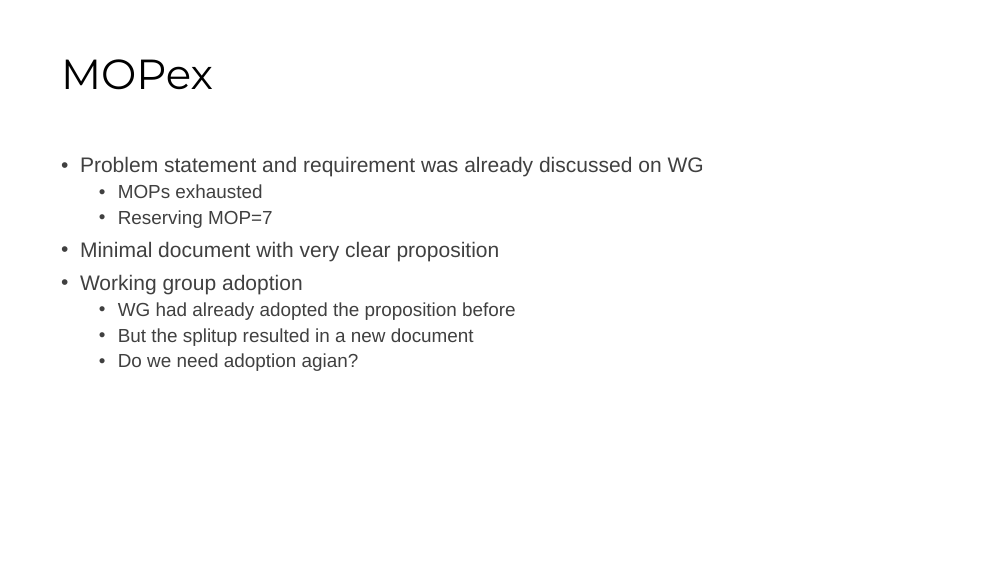
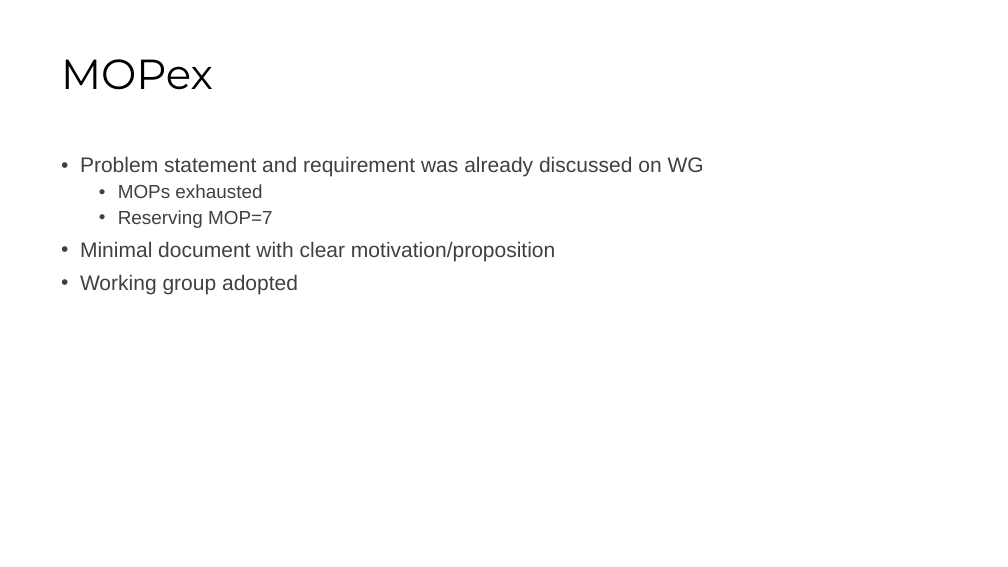
Before and after one commit to roll-wg/Capabilities, a slide deck: slide 3 of docs/CAPs-IETF107-Update.pptx. Drawn at 1008x567 pixels with LibreOffice and Linux fonts; fonts in the diff are those of the drawing. Boxes give left, top, right and bottom in pixels: in the first picture for what was removed or moved away, otherwise in the second. Text is boxed around its words. In the diff, an @@ line names an element or a change of style, - is before the commit and + after.

```diff
--- a/docs/CAPs-IETF107-Update.pptx
+++ b/docs/CAPs-IETF107-Update.pptx
@@ text at [80,241,555,295]: text changed; size 18 to 20 pt @@
-• Minimal document with very clear proposition
-• Working group adoption
-  • WG had already adopted the proposition before
-  • But the splitup resulted in a new document
-  • Do we need adoption agian?
+• Minimal document with clear motivation/proposition
+• Working group adopted
```
Also in this commit, not shown: 4 other slides changed, 2 slides added, 1 other file.
